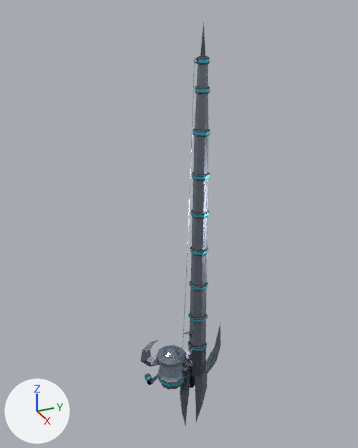
What one commit did to the glTF model web/public/assets/game/tools/rod-titanium.glb.
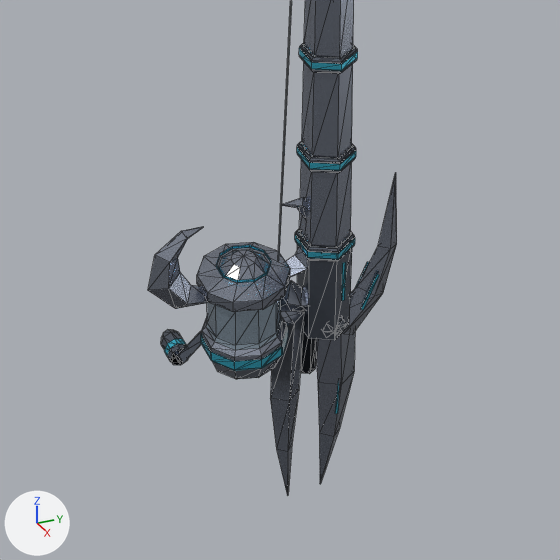
Each version appears first whole from a camera (50 mm lens) standing at (1.049, -0.531, 0.96) and looking at (-0.055, -0.034, 0.408), and next in a close-up on the part from 26% to 76% of the width and 60% to 100% of the height. The axes (+X, +Y, +Z) are drawn at lower left. The lights are the same throughout. The older version's two pictures come first. The close-ups show mesh edges as thin lines. Vertices at exactly the same position are counted once.

In view in the first close-up: 'rod-titanium'.
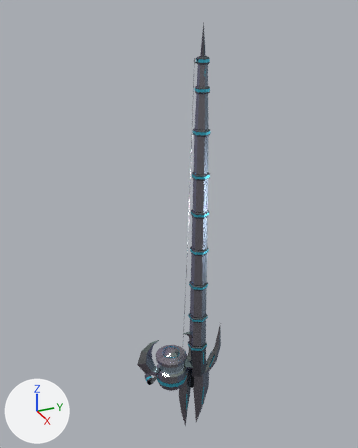
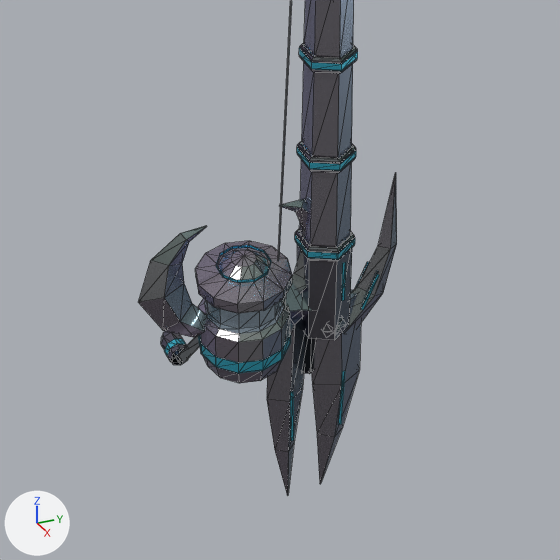
The change, as a list of edits to the scene's bpy script:
```text
Change me_rod_titanium:
    used by ob_rod_titanium; location = (0.0, 0.0, 0.0)
    remove me_rod_titanium.from_pydata(...)  # 1041 vertices, 1444 faces; spans x -0.087..0.044, y -0.177..0.078, z -0.271..0.914
    add me_rod_titanium.from_pydata(...)  # 1077 vertices, 1500 faces; spans x -0.087..0.045, y -0.187..0.078, z -0.271..0.914
    me_rod_titanium part 1: the loose piece of 26 vertices spanning x -0.011..0.011, y -0.177..-0.117, z 0.005..0.094 is rebuilt with 26 vertices and now spans x -0.008..0.008, y -0.187..-0.117, z -0.032..0.092
    me_rod_titanium part 2: the loose piece of 26 vertices spanning x -0.011..0.011, y -0.049..0.011, z 0.005..0.094 is rebuilt with 26 vertices and now spans x -0.008..0.008, y -0.049..0.02, z -0.032..0.092
    me_rod_titanium part 3: the loose piece of 20 vertices spanning x -0.041..0.041, y -0.122..-0.044, z -0.053..-0.042 is rebuilt with 24 vertices and now spans x -0.044..0.044, y -0.127..-0.039, z -0.053..-0.041
    me_rod_titanium part 4: the loose piece of 14 vertices spanning x -0.012..0.012, y -0.054..-0.01, z -0.042..0.002 is rebuilt with 14 vertices and now spans x -0.015..0.015, y -0.055..-0.005, z -0.053..0.006
    me_rod_titanium part 5: the loose piece of 4 vertices spanning x 0.01, y 0.01..0.016, z -0.173..-0.128 is deleted
    me_rod_titanium part 6
    14 vertices are removed from x -0.035..0.035, y -0.122..-0.045, z -0.081..0.034
    80 faces are deleted
    8 vertices in x 0.008..0.044, y -0.083..0.016, z -0.203..0.028 move by (0.001, 0.0, 0.0)
    8 vertices in x -0.044..-0.008, y -0.083..0.016, z -0.203..0.028 move by (-0.001, 0.0, 0.0)
    3 vertices in x -0.035..-0.029, y -0.062..-0.058, z 0.015..0.028 move by (-0.004, -0.003, 0.0)
    3 vertices in x 0.029..0.035, y -0.109..-0.105, z 0.015..0.028 move by (0.004, 0.003, 0.0)
    104 vertices move from x -0.041..0.041, y -0.125..0.036, z -0.205..0.043 to x -0.044..0.044, y -0.128..0.042, z -0.205..0.043
    49 vertices are added at x -0.039..0.039, y -0.122..0.018, z -0.184..0.043
    5 new vertices lie (0.005, -0.018, 0.0) away from vertices in x -0.036..0.036, y -0.083..-0.065, z -0.033..0.01
    136 new faces join them
    me_rod_titanium part 7: 1002 kept faces spanning x -0.087..0.045, y -0.14..0.078, z -0.271..0.914 get new vertex colours
    other edits to the shape of me_rod_titanium do not show in these pictures
```

Where the change shows, as pixel boxes [x1, y1, x2, y2] in the close-ups (560 x 560 px; the box of a moved part takes in the faces that stretch with it):
'rod-titanium', reshaped
    before: [148, 0, 397, 496]
    after: [138, 0, 397, 496]
part 1 of me_rod_titanium, rebuilt (15% wider, 35% taller)
    before: [148, 226, 208, 309]
    after: [138, 226, 207, 338]
part 2 of me_rod_titanium, rebuilt
    before: [282, 197, 310, 277]
    after: [279, 199, 344, 294]
part 3 of me_rod_titanium, rebuilt
    before: [201, 328, 288, 370]
    after: [198, 332, 291, 373]
part 4 of me_rod_titanium, rebuilt
    before: [281, 281, 308, 311]
    after: [284, 282, 312, 319]
part 5 of me_rod_titanium, deleted
    before: [335, 380, 339, 414]
part 6 of me_rod_titanium, moved or reshaped
    before: [197, 242, 355, 496]
    after: [195, 241, 361, 496]
part 7 of me_rod_titanium, recoloured
    both: [163, 195, 362, 488]
